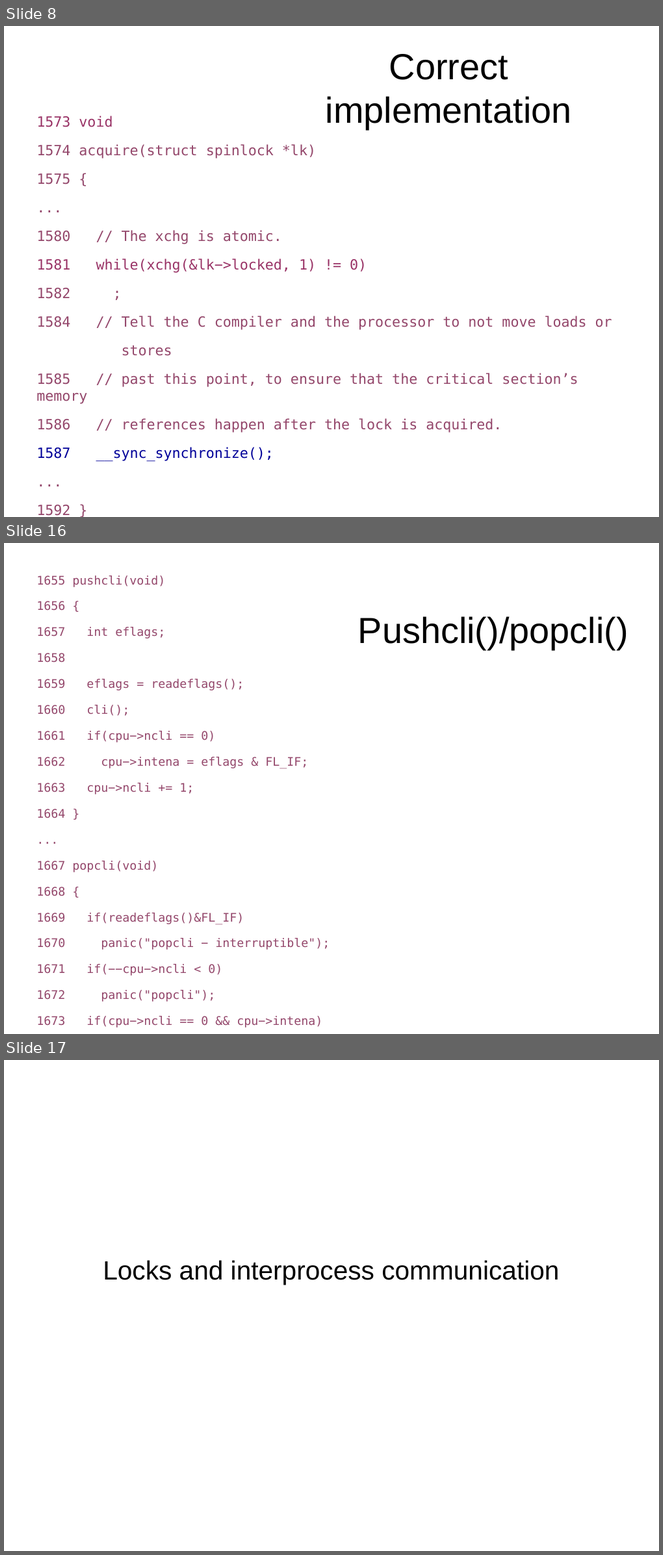
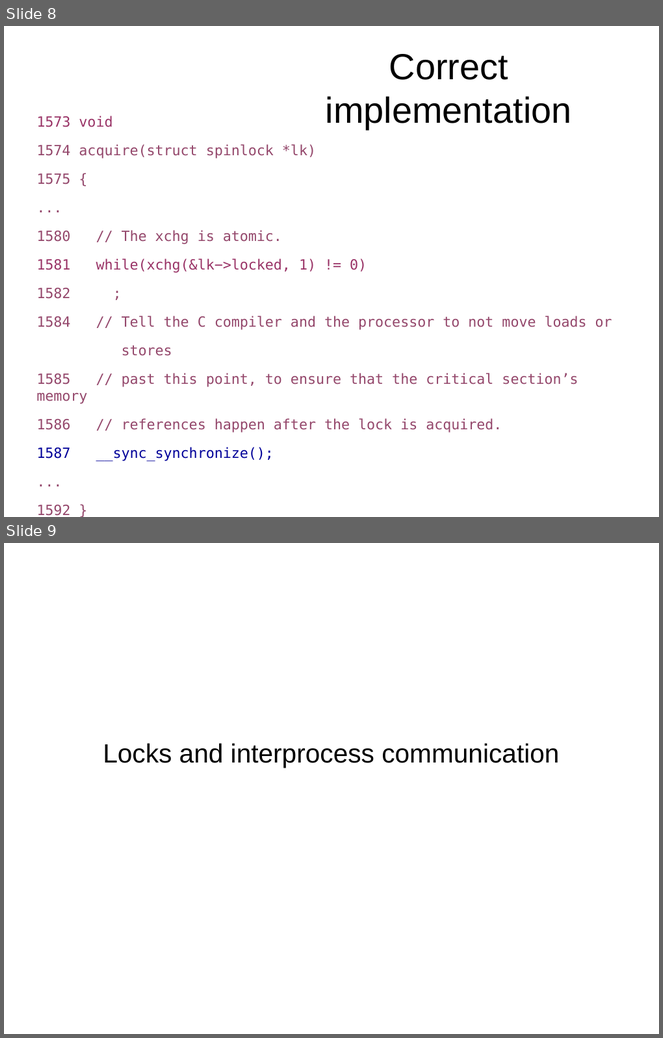
Before and after one commit to antonburtsev/cs5460, a slide deck: lectures/lecture16-locking-part2/lecture16-locking-part2.odp. Shown one above the other, each under a label of ours: slides 8, 16 and 17 before the commit, slides 8 and 9 after it; the slides between them are not shown. The pictures are 663x1555 and 663x1038 pixels, drawn with LibreOffice and Linux fonts; fonts in the diff are those of the drawing. Boxes give left, top, right and bottom in pixels: in the first picture for what was removed or moved away, otherwise in the second. Text is boxed around its words. In the diff, an @@ line names an element or a change of style, - is before the commit and + after.

```diff
--- a/lectures/lecture16-locking-part2/lecture16-locking-part2.odp
+++ b/lectures/lecture16-locking-part2/lecture16-locking-part2.odp
@@ slide 16 removed at bbox=[4, 543, 659, 1034], background #FFFFFF @@
@@ text removed at bbox=[36, 575, 330, 1028] @@
-1655 pushcli(void)
-1656 {
-1657 int eflags;
-1658
-1659 eflags = readeflags();
-1660 cli();
-1661 if(cpu−>ncli == 0)
-1662 cpu−>intena = eflags & FL_IF;
-1663 cpu−>ncli += 1;
-1664 }
-...
-1667 popcli(void)
-1668 {
-1669 if(readeflags()&FL_IF)
-1670 panic("popcli − interruptible");
-1671 if(−−cpu−>ncli < 0)
-1672 panic("popcli");
-1673 if(cpu−>ncli == 0 && cpu−>intena)
-1674 sti();
-1675 }
@@ title removed at bbox=[358, 616, 629, 649] @@
-Pushcli()/popcli()
@@ what was slide 17 is now slide 9 @@
```
Also in this commit, not shown: 7 other slides removed, 3 other files.
